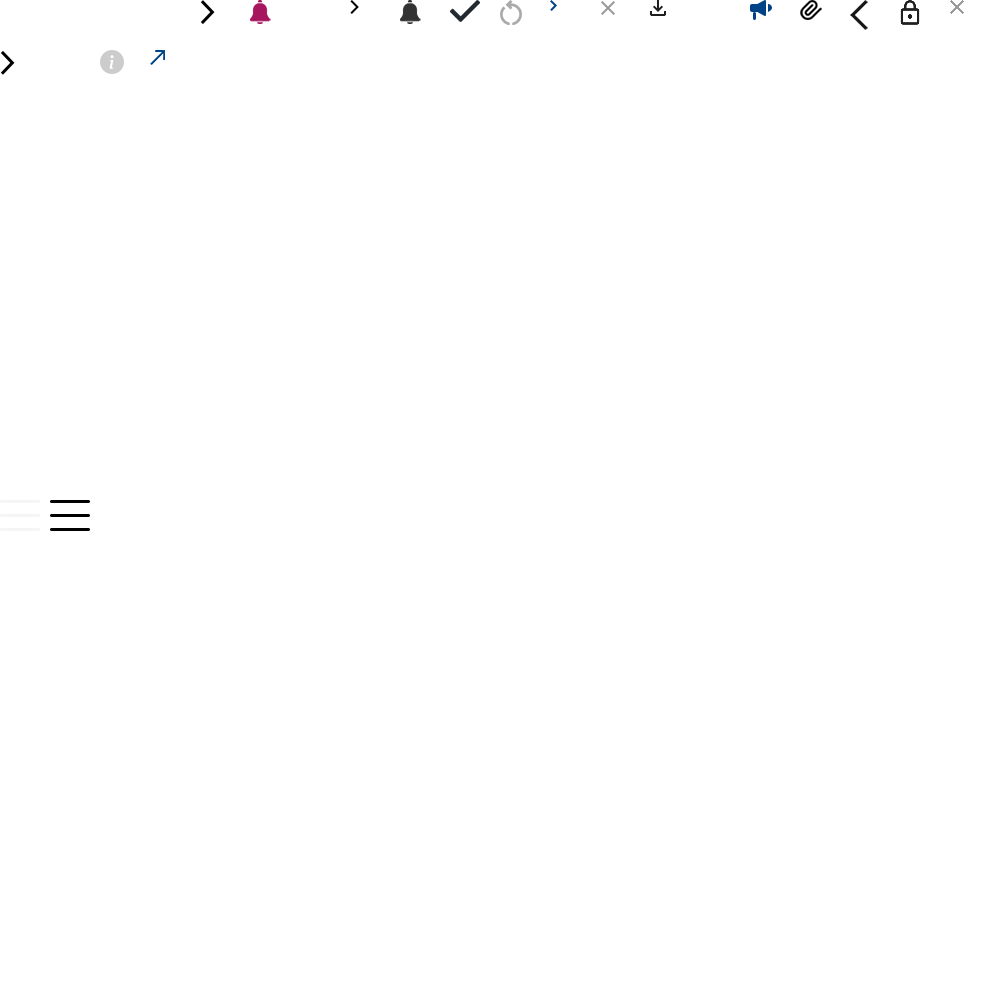
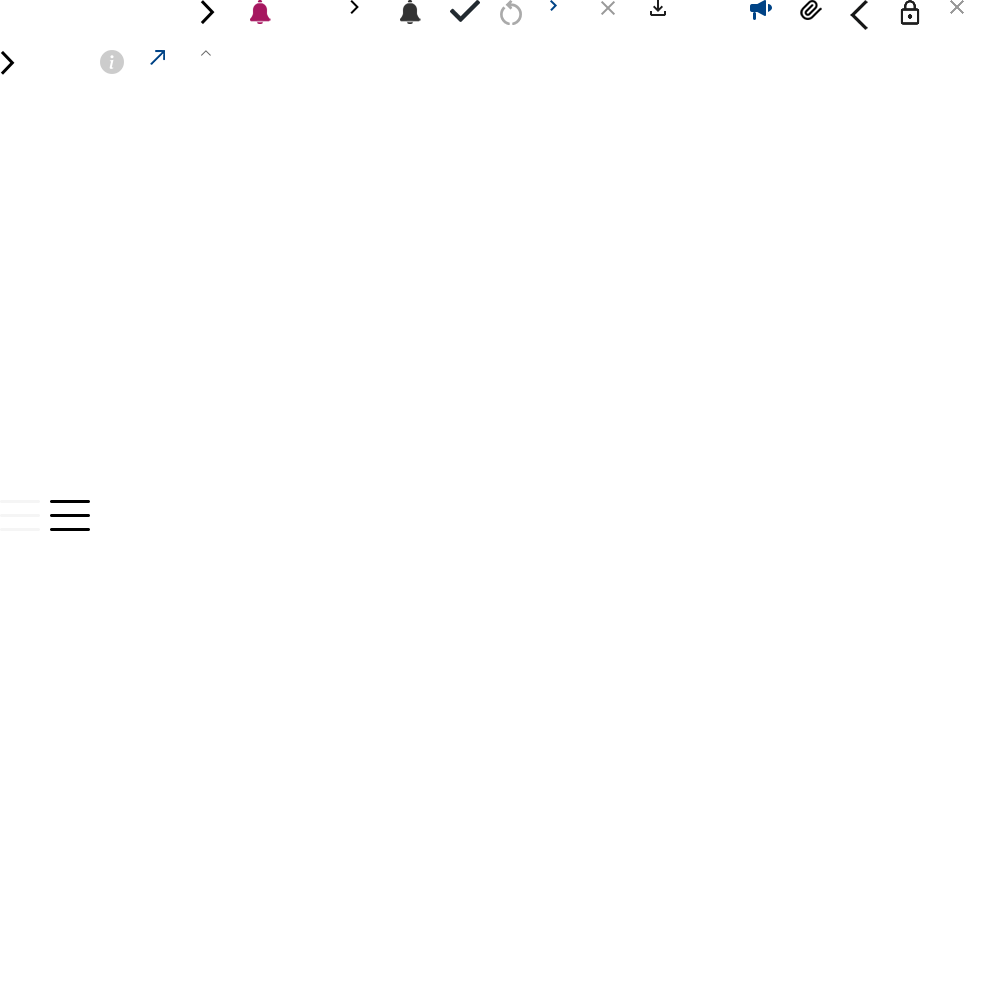
The second 1000 × 1000 image is a revision of the first. Changes to its layers:
added layer "레이어 24" in group "그룹 2" over [201, 50, 211, 56]
